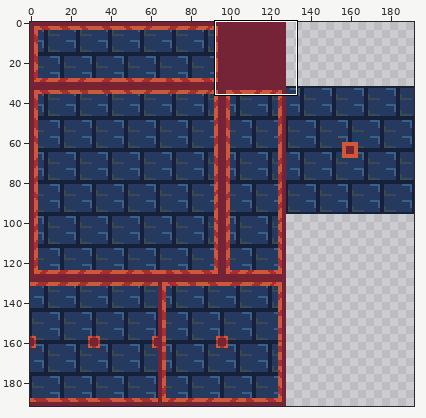
Pixel-art file -- Assets/Sprites/Castle_Tileset.aseprite. Above, an overview of the earlier version with the close-up marked.
Close-up. Before:
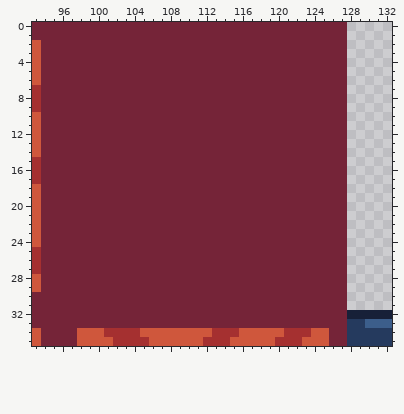
192x192 pixels, 1 frame. Shown: x 93..132, y 0..35. The commit also changed other parts of the picture, which this record leaves out.
The result:
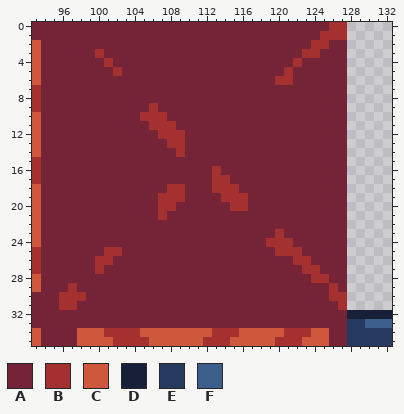
Palette (. is transparent): A #752438  B #a53030  C #cf573c  D #172038  E #253a5e  F #3c5e8b
The exact change:
Changed rows in their new state; - is an unchanged pixel.
Layer "Layer 3":
first column x 96:
 0 ------------------------------BB
 1 -----------------------------BBB
 2 ----------------------------BB--
 3 ----B----------------------BB---
 4 -----B--------------------B-----
 5 ------B------------------B------
 6 ------------------------BB------
 9 ----------B---------------------
10 ---------BBB--------------------
11 ----------BBB-------------------
12 -----------BBB------------------
13 ------------BB------------------
14 -------------B------------------
16 -----------------B--------------
17 -----------------BB-------------
18 ------------BB---BBB------------
19 -----------BBB----BBB-----------
20 -----------BB------BB-----------
21 -----------B--------------------
23 ------------------------B-------
24 -----------------------BBB------
25 -----BB-----------------BBB-----
26 ----BB--------------------BB----
27 ----B----------------------BB---
28 ----------------------------BB--
29 -B----------------------------B-
30 BBB---------------------------BB
31 BB-----------------------------B
Pixel boxes of the changes (left, top, right, bottom) in both close-ups:
changed: (275, 22, 347, 85)
changed: (95, 49, 122, 76)
changed: (59, 103, 248, 310)
changed: (266, 229, 347, 310)
